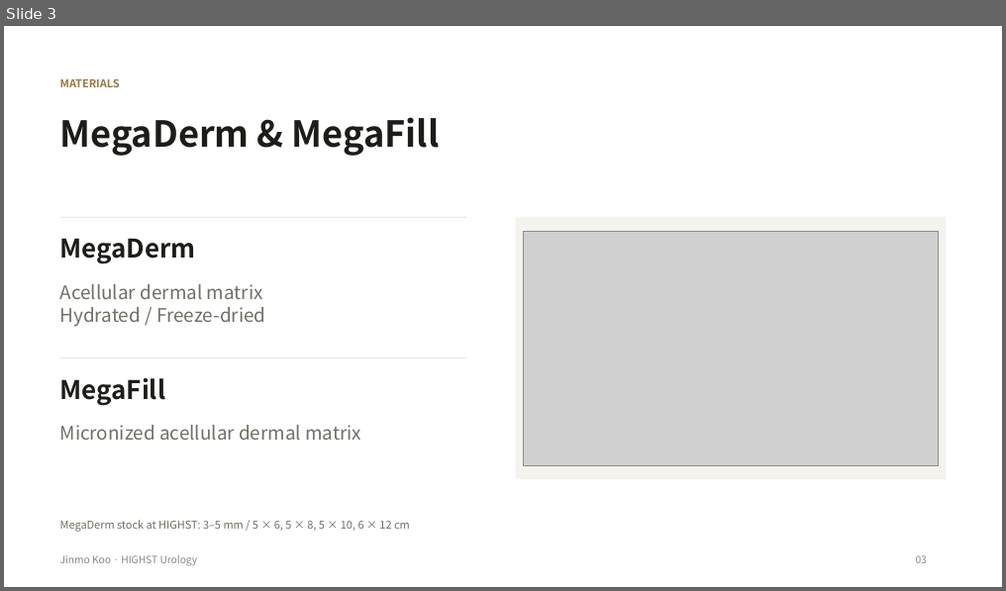
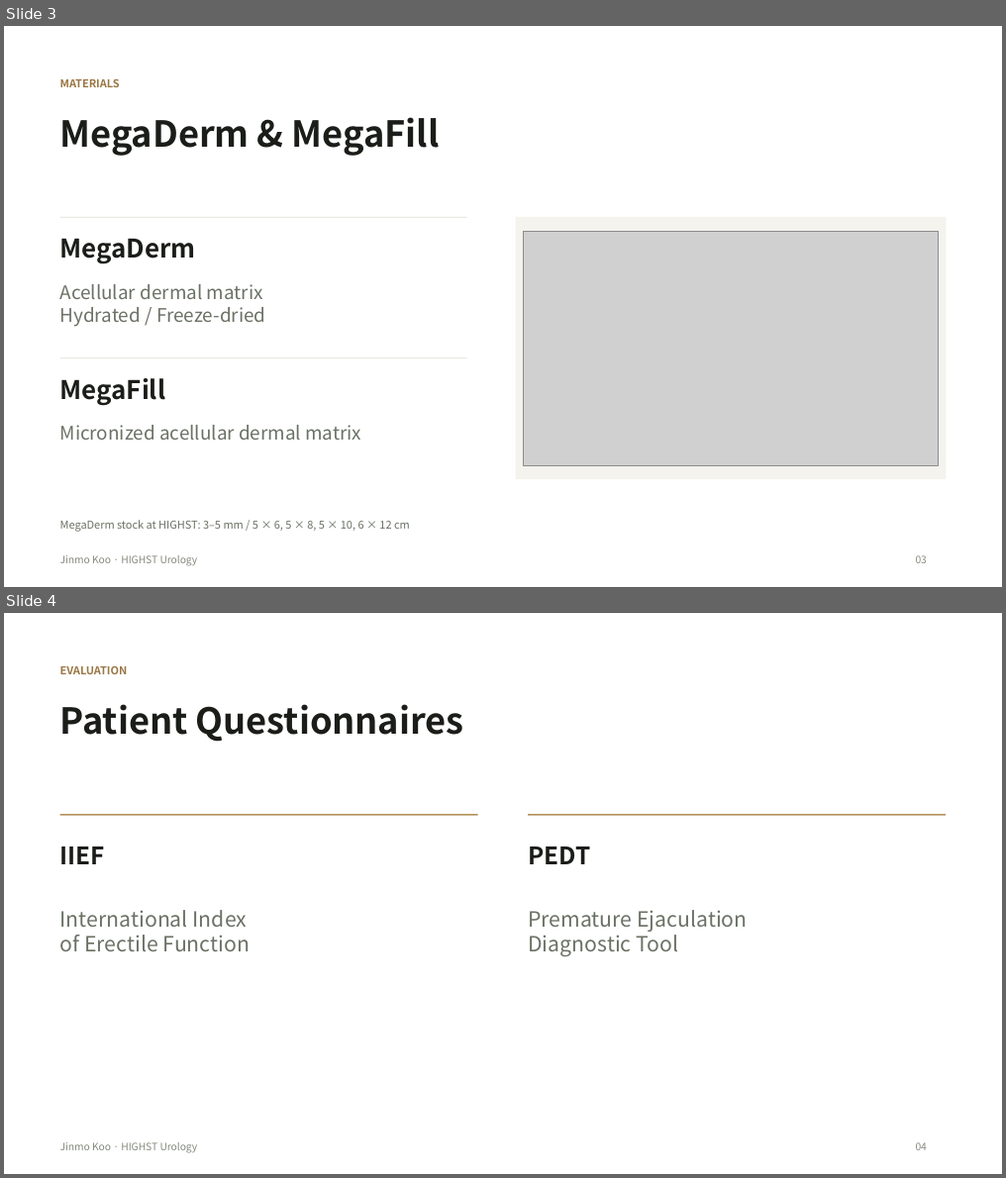
Before and after one commit to notoow/vietnam-urology-webinar, a slide deck: downloads/highst-perioperative-webinar.pptx. Shown one above the other, each under a label of ours: slide 3 before the commit, slides 3 and 4 after it. The pictures are 1006x591 and 1006x1178 pixels, drawn with LibreOffice and Linux fonts; fonts in the diff are those of the drawing; grey boxes stand for pictures. Boxes give left, top, right and bottom in pixels: in the first picture for what was removed or moved away, otherwise in the second. Text is boxed around its words. In the diff, an @@ line names an element or a change of style, - is before the commit and + after.

Commit message:
Add preoperative questionnaires laboratory tests and physical examination

```diff
--- a/downloads/highst-perioperative-webinar.pptx
+++ b/downloads/highst-perioperative-webinar.pptx
@@ slide 4 added at [4,613,1002,1174], background #FFFFFF @@
@@ text added at [60,665,128,674], 10.5 pt, text #9B7744, bold @@
+EVALUATION
@@ text added at [60,704,464,742], 34.5 pt, text #1B1D19, bold @@
+Patient Questionnaires
@@ rectangle added at [60,814,478,816], fill #B5915D @@
@@ rectangle added at [528,814,945,816], fill #B5915D @@
@@ text added at [60,847,105,864], 23.2 pt, text #1B1D19, bold @@
+IIEF
@@ text added at [528,847,590,864], 23.2 pt, text #1B1D19, bold @@
+PEDT
@@ text added at [60,910,251,952], 20.2 pt, text #6B7265 @@
+International Index
+of Erectile Function
@@ text added at [528,910,747,958], 20.2 pt, text #6B7265 @@
+Premature Ejaculation
+Diagnostic Tool
@@ text added at [60,1143,198,1154], 9.8 pt, text #858B7E @@
+Jinmo Koo · HIGHST Urology
@@ text added at [916,1143,927,1151], 9.8 pt, text #858B7E @@
+04
```
Also in this commit, not shown: 10 slides changed, 1 other slide added, 6 other files.
